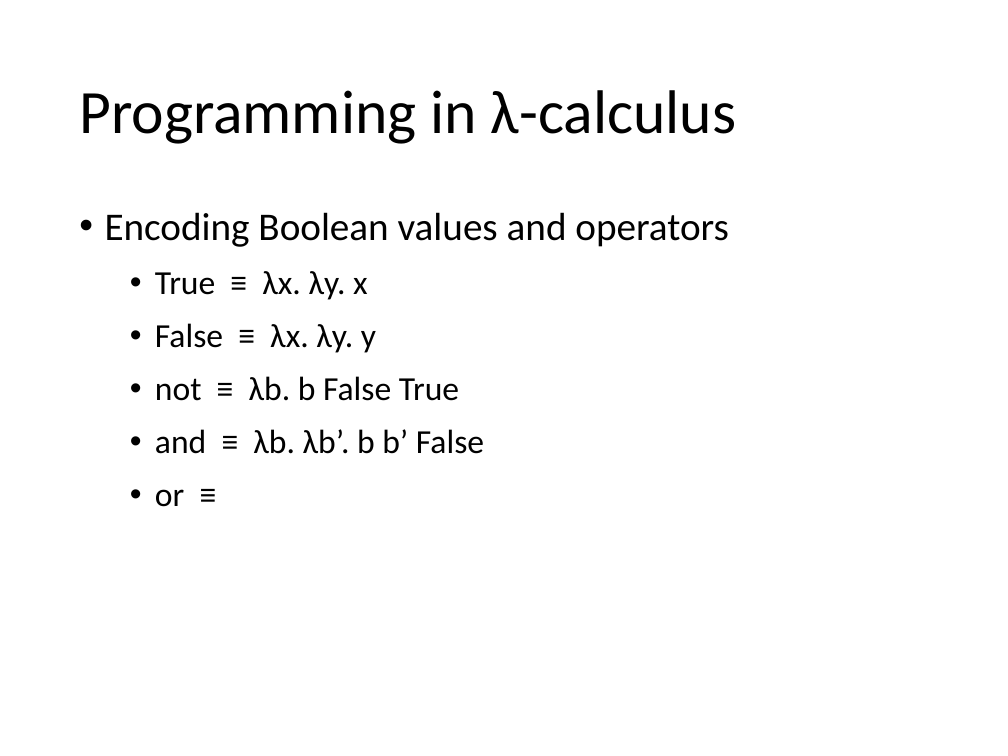
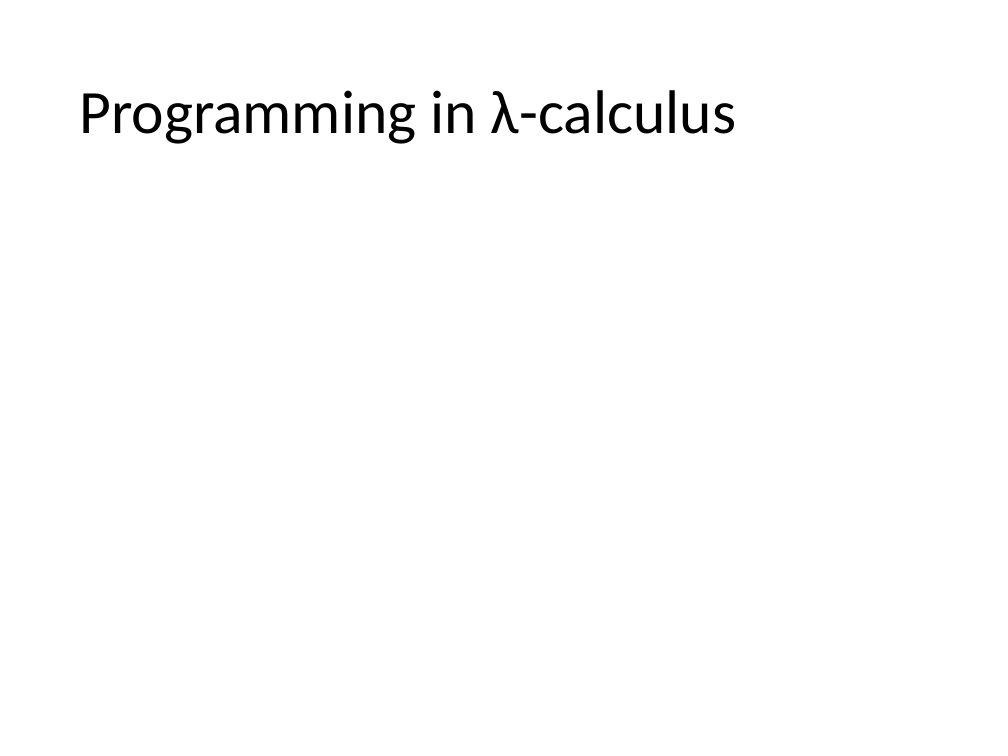
Before and after one commit to hongjin-liang/hongjin-liang.github.io, a slide deck: slide 58 of teaching/semantics/04_lambda.pptx. Drawn at 1008x756 pixels with LibreOffice and Linux fonts; fonts in the diff are those of the drawing; grey boxes stand for pictures. Boxes give left, top, right and bottom in pixels: in the first picture for what was removed or moved away, otherwise in the second. Text is boxed around its words. In the diff, an @@ line names an element or a change of style, - is before the commit and + after.

```diff
--- a/teaching/semantics/04_lambda.pptx
+++ b/teaching/semantics/04_lambda.pptx
@@ text removed at (105, 212, 729, 507) @@
-• Encoding Boolean values and operators
-  • True ≡ λx. λy. x
-  • False ≡ λx. λy. y
-  • not ≡ λb. b False True
-  • and ≡ λb. λb’. b b’ False
-  • or ≡
```
Also in this commit, not shown: 22 other slides changed, 1 other file.
